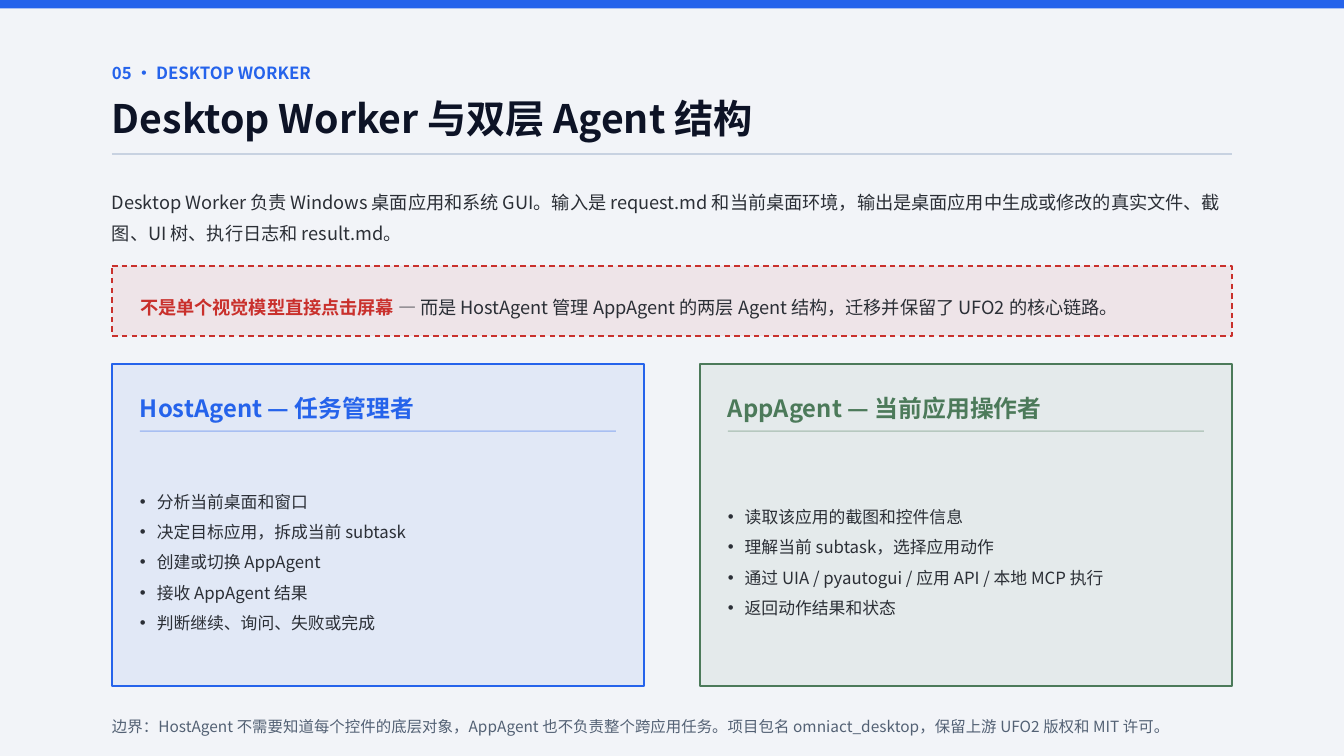
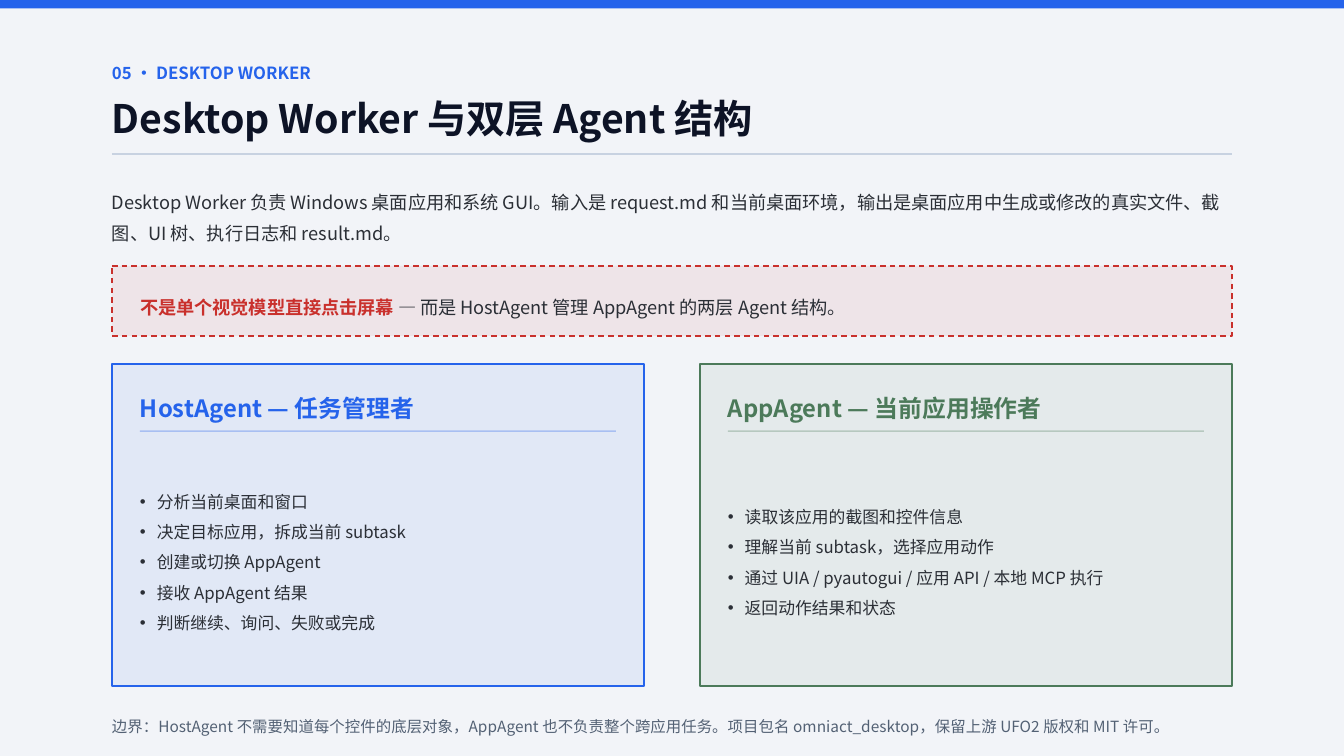
Before and after one commit to Iwtbs27/internship-project-introduction, a slide deck: slide 16 of PPT-OmniAct/OmniAct 跨环境通用行动 Agent 技术解析.pptx. Drawn at 1344x756 pixels with LibreOffice and Linux fonts; fonts in the diff are those of the drawing. Boxes give left, top, right and bottom in pixels: in the first picture for what was removed or moved away, otherwise in the second. Text is boxed around its words. In the diff, an @@ line names an element or a change of style, - is before the commit and + after.

```diff
--- a/PPT-OmniAct/OmniAct 跨环境通用行动 Agent 技术解析.pptx
+++ b/PPT-OmniAct/OmniAct 跨环境通用行动 Agent 技术解析.pptx
@@ text at [140,298,845,319]: text changed @@
-不是单个视觉模型直接点击屏幕 — 而是 HostAgent 管理 AppAgent 的两层 Agent 结构，迁移并保留了 UFO2 的核心链路。
+不是单个视觉模型直接点击屏幕 — 而是 HostAgent 管理 AppAgent 的两层 Agent 结构。
```
Also in this commit, not shown: 3 other slides changed, 12 other files.
